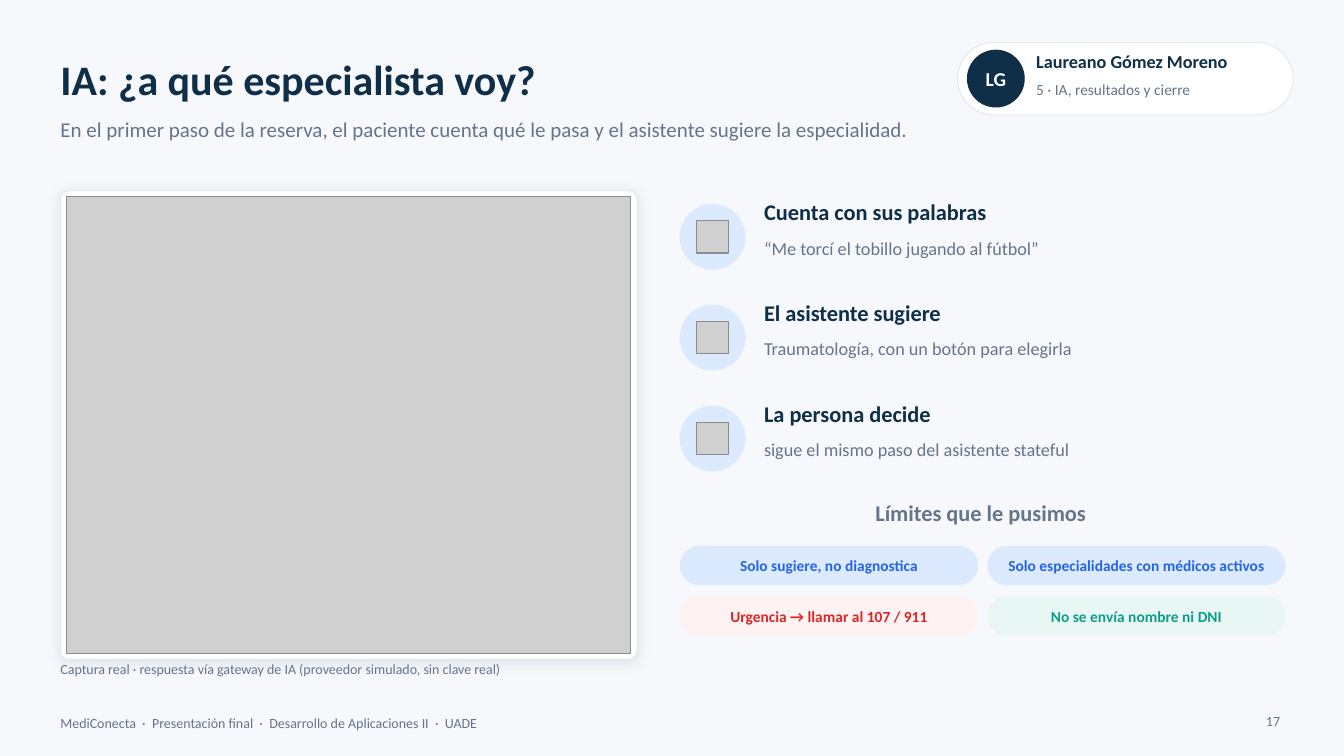
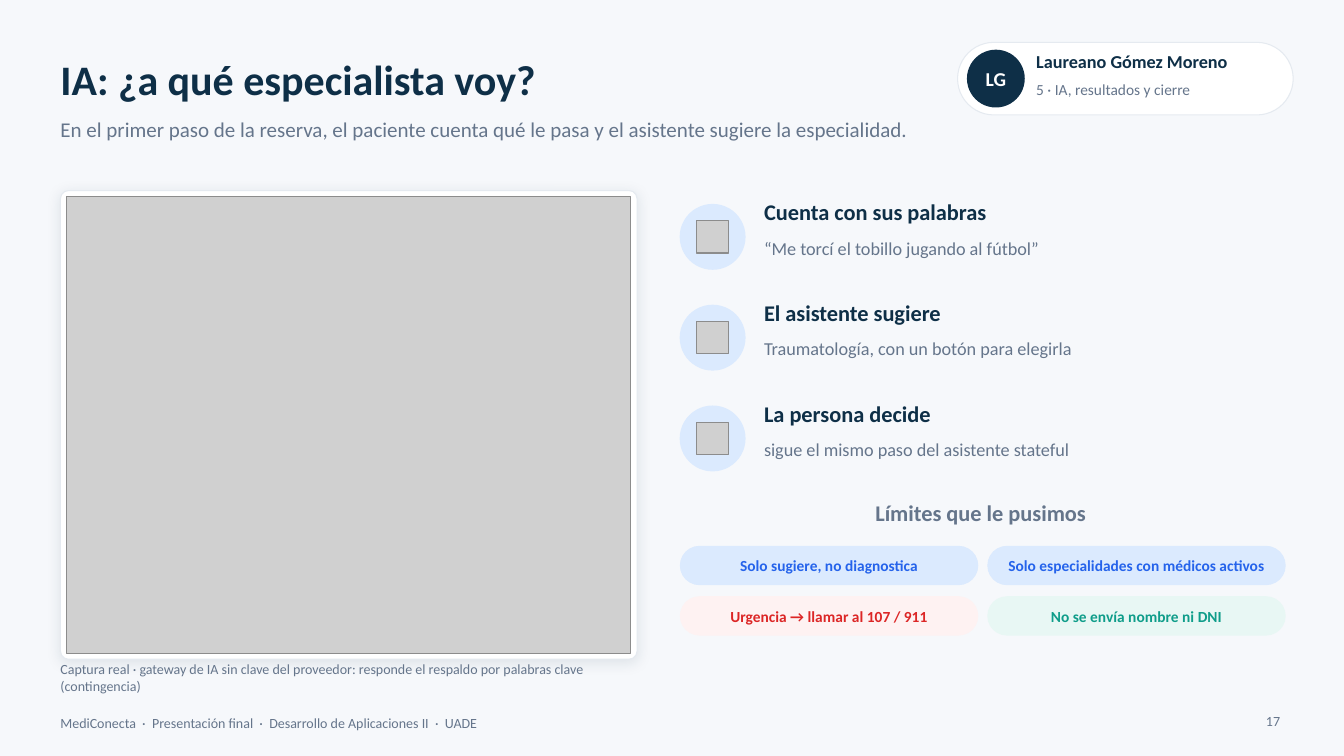
Before and after one commit to Bellinzona1/desarrollodeapps2, a slide deck: slide 17 of presentacion-final/MediConecta_Presentacion_Final_ACTUALIZADA.pptx. Drawn at 1344x756 pixels with LibreOffice and Linux fonts; fonts in the diff are those of the drawing; grey boxes stand for pictures. Boxes give left, top, right and bottom in pixels: in the first picture for what was removed or moved away, otherwise in the second. Text is boxed around its words. In the diff, an @@ line names an element or a change of style, - is before the commit and + after.

```diff
--- a/presentacion-final/MediConecta_Presentacion_Final_ACTUALIZADA.pptx
+++ b/presentacion-final/MediConecta_Presentacion_Final_ACTUALIZADA.pptx
@@ text at bbox=[60, 664, 584, 694]: text changed @@
-Captura real · respuesta vía gateway de IA (proveedor simulado, sin clave real)
+Captura real · gateway de IA sin clave del proveedor: responde el respaldo por palabras clave (contingencia)
```
